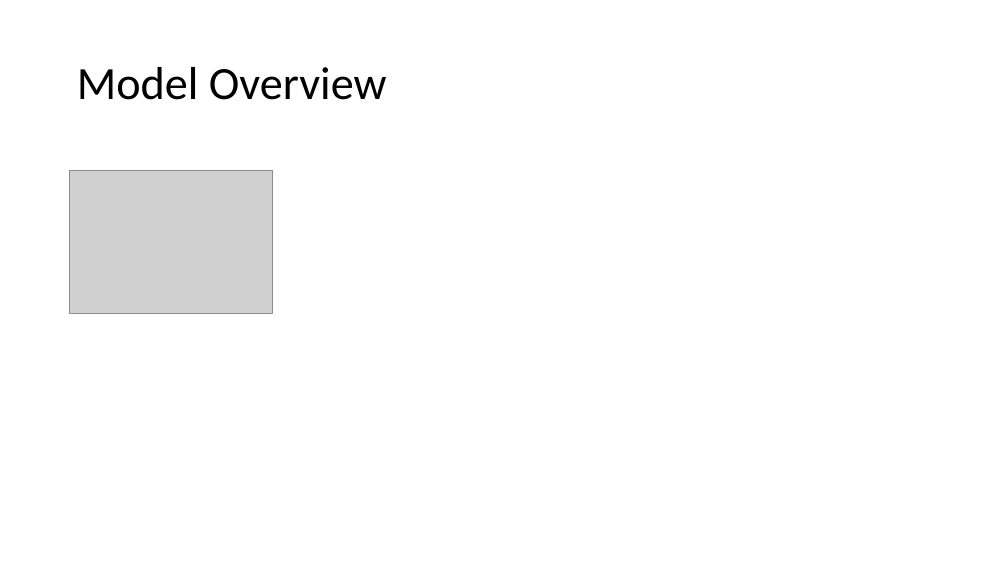
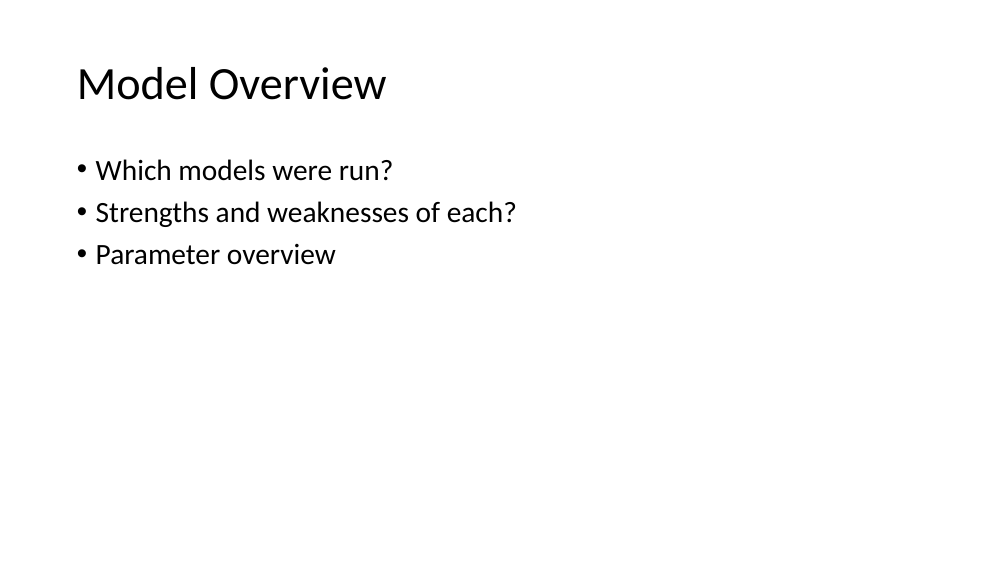
Before and after one commit to sstarkjr/NLP-food-safety-classification, a slide deck: slide 6 of Presentation.pptx (slide 5 before the commit). Drawn at 1008x567 pixels with LibreOffice and Linux fonts; fonts in the diff are those of the drawing; grey boxes stand for pictures. Boxes give left, top, right and bottom in pixels: in the first picture for what was removed or moved away, otherwise in the second. Text is boxed around its words. In the diff, an @@ line names an element or a change of style, - is before the commit and + after.

```diff
--- a/Presentation.pptx
+++ b/Presentation.pptx
@@ picture removed at (70,171,272,313) @@
@@ text added at (96,159,517,265), 28 pt, text #000000 @@
+• Which models were run?
+• Strengths and weaknesses of each?
+• Parameter overview
```
Also in this commit, not shown: 3 other slides changed, 3 slides added, 2 slides removed, 1 other file.
